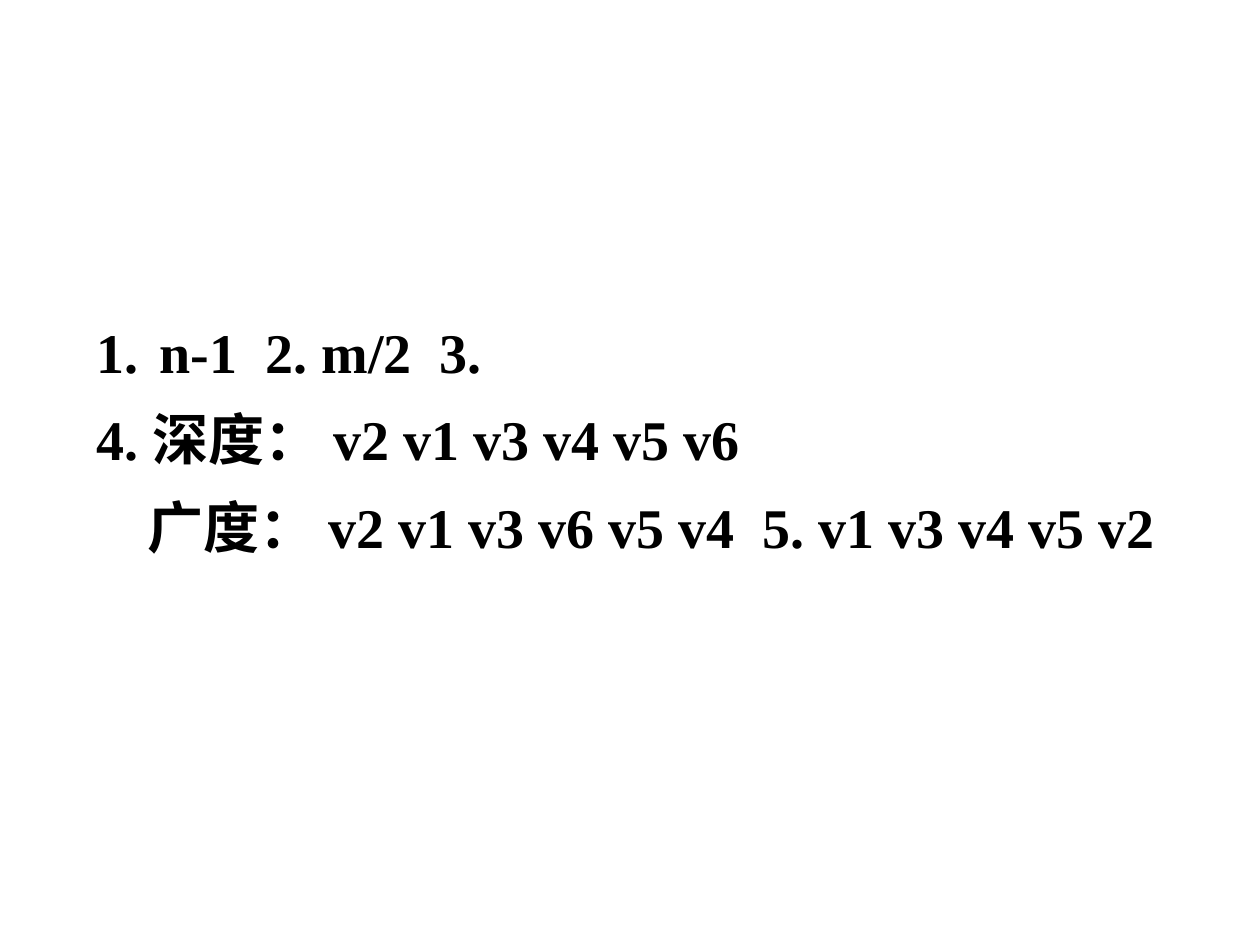
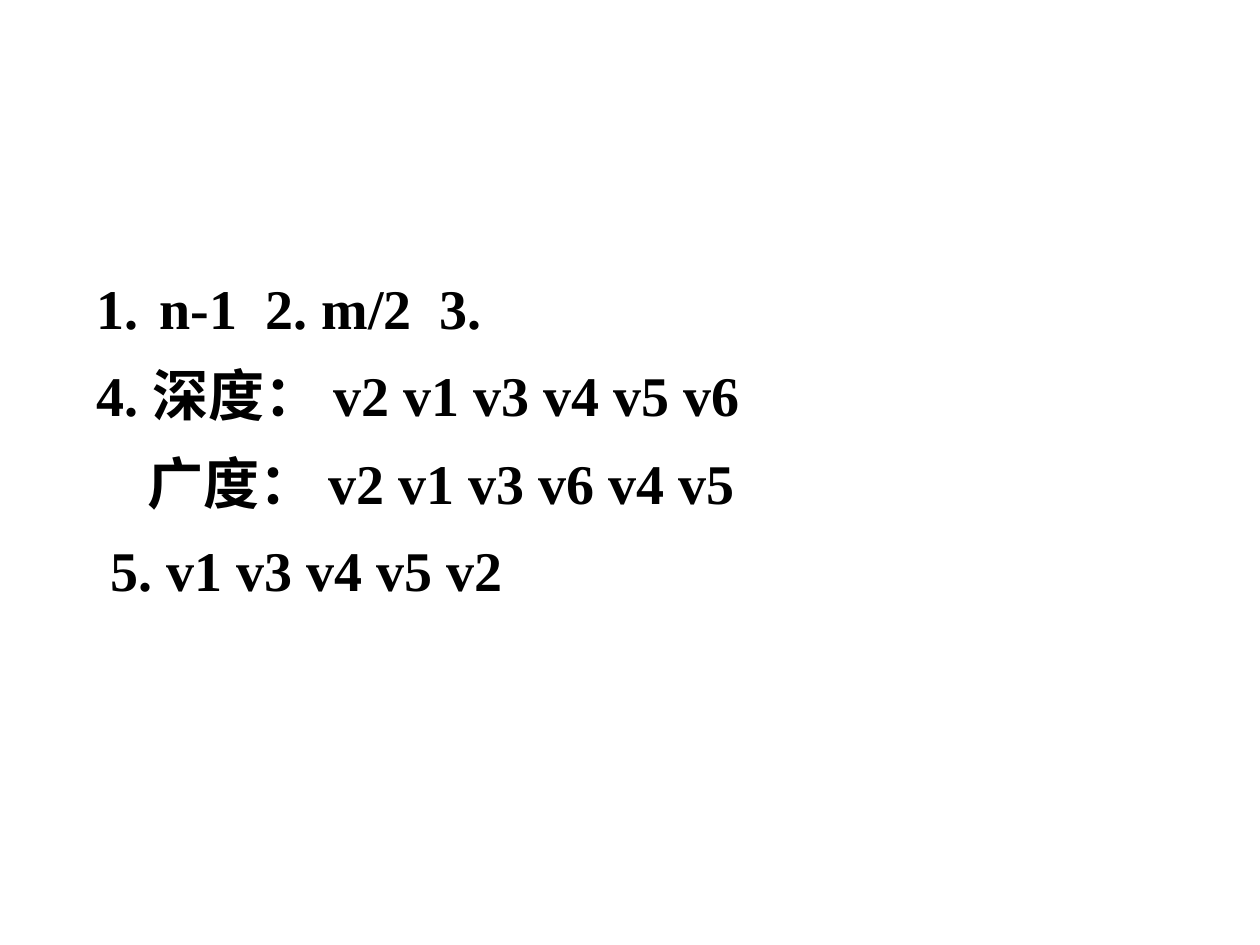
Before and after one commit to Gempittance/Data_Structur_Build, a slide deck: slide 53 of 数据结构PPT/ds7.pptx. Drawn at 1260x945 pixels with LibreOffice and Linux fonts; fonts in the diff are those of the drawing; background and template pictures are left out. Boxes give left, top, right and bottom in pixels: in the first picture for what was removed or moved away, otherwise in the second. Text is boxed around its words. In the diff, an @@ line names an element or a change of style, - is before the commit and + after.

```diff
--- a/数据结构PPT/ds7.pptx
+++ b/数据结构PPT/ds7.pptx
@@ text "n-1 2. m/2 3.": place and size @@
-text "n-1 2. m/2 3." at box(97, 336, 1155, 554)
+text "n-1 2. m/2 3." at box(97, 292, 740, 592)
@@ text at box(111, 456, 735, 592): text changed @@
-广度： v2 v1 v3 v6 v5 v4 5. v1 v3 v4 v5 v2
+广度： v2 v1 v3 v6 v4 v5
+5. v1 v3 v4 v5 v2
```
Also in this commit, not shown: 2 other slides changed.
